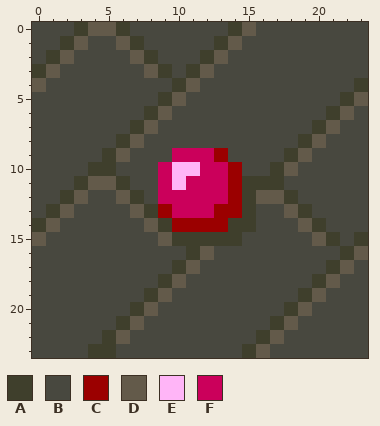
Pixel-art sprite: Super_Soukoban/Super_Soukoban/Game/Assets/tiles/point.png. Above is the file before it was changed.
The file is 25x25 pixels. Colours within 5 levels of each other are drawn and written as one. The old version is drawn lined up with the new one, on the new canvas.
Palette (. is transparent): A #3f3f2c  B #48483f  C #9b0000  D #635a4a  E #ffb5f7  F #cb005b
Pixels before, first column x 0:
 0 BBBADDABBBBBBBADBBBBBBBB
 1 BBADBBDABBBBBADBBBBBBBBB
 2 BADBBBBDABBBADBBBBBBBBBB
 3 ADBBBBBBDABADBBBBBBBBBBB
 4 DBBBBBBBBBADBBBBBBBBBBBA
 5 BBBBBBBBBADBBBBBBBBBBBAD
 6 BBBBBBBBADBBBBBBBBBBBADB
 7 BBBBBBBADBBBBBBBBBBBADBB
 8 BBBBBBADBBBBBBBBBBBADBBB
 9 BBBBBADBBBFFFCBBBBADBBBB
10 BBBBAABBBFEEFFCBBADBBBBB
11 BBBADDABBFEFFFCAAABBBBBB
12 BBADBBDABFFFFFCADDABBBBB
13 BADBBBBDACFFFCCABBDABBBB
14 ADBBBBBBDACCCCAABBBDABBB
15 DBBBBBBBBDAAAAABBBBBDABA
16 BBBBBBBBBBBADBBBBBBBBBAD
17 BBBBBBBBBBADBBBBBBBBBADB
18 BBBBBBBBBADBBBBBBBBBADBB
19 BBBBBBBBADBBBBBBBBBADBBB
20 BBBBBBBADBBBBBBBBBADBBBB
21 BBBBBBADBBBBBBBBBADBBBBB
22 BBBBBADBBBBBBBBBADBBBBBB
23 BBBBAABBBBBBBBBADBBBBBBB
The result:
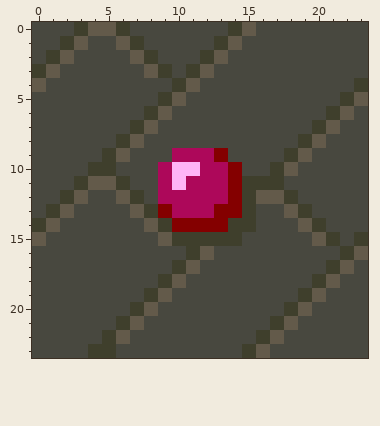
The exact change:
canvas 25x25 -> 24x24, the old top-left corner now at -1,-1 (the part of the old canvas that was cut away was empty and is not shown)
Colour C changes from #9b0000 to #840000.
Colour F changes from #cb005b to #ad085a.
